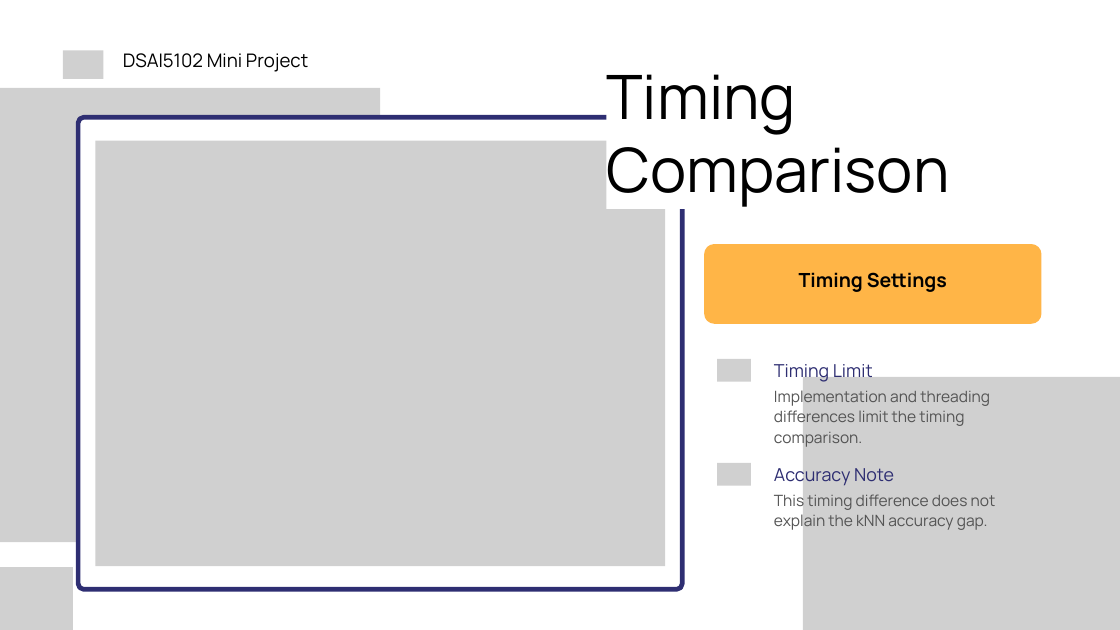
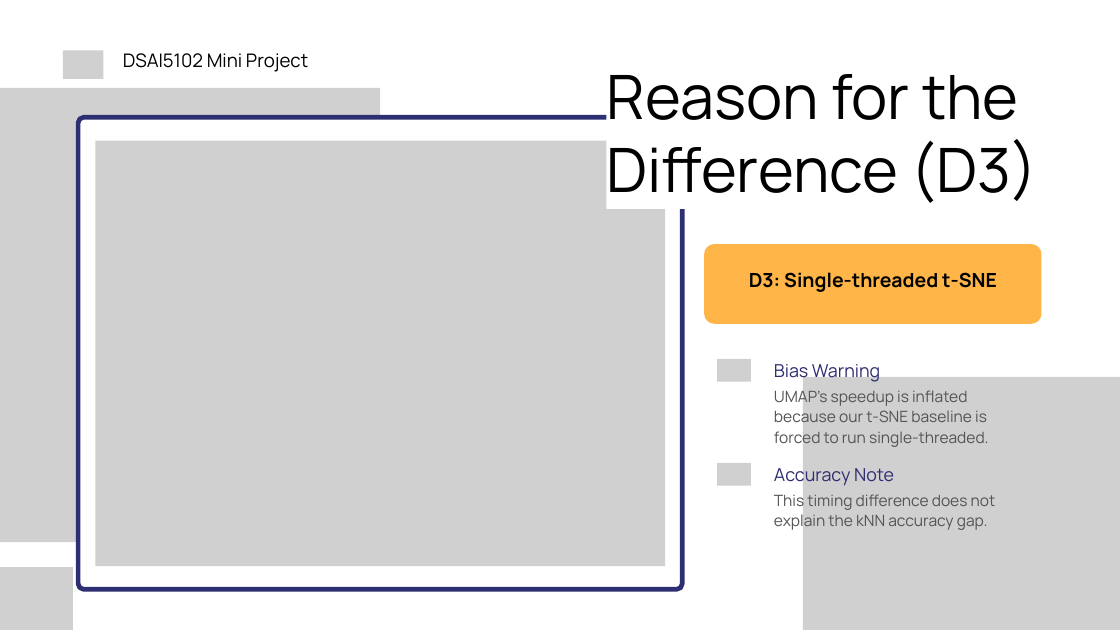
Before and after one commit to PKLgames/dsai5102MiniProject, a slide deck: slide 7 of slides/DSAI5102_Group16_Slides.pptx. Drawn at 1120x630 pixels with LibreOffice and Linux fonts; fonts in the diff are those of the drawing; grey boxes stand for pictures. Boxes give left, top, right and bottom in pixels: in the first picture for what was removed or moved away, otherwise in the second. Text is boxed around its words. In the diff, an @@ line names an element or a change of style, - is before the commit and + after.

```diff
--- a/slides/DSAI5102_Group16_Slides.pptx
+++ b/slides/DSAI5102_Group16_Slides.pptx
@@ text at [606, 74, 1037, 210]: text changed @@
-Timing Comparison
+Reason for the Difference (D3)
@@ text at [749, 272, 997, 292]: text changed @@
-Timing Settings
+D3: Single-threaded t-SNE
@@ text at [774, 388, 989, 448]: text changed @@
-Implementation and threading differences limit the timing comparison.
+UMAP's speedup is inflated because our t-SNE baseline is forced to run single-threaded.
@@ text at [774, 364, 880, 382]: text changed @@
-Timing Limit
+Bias Warning
```
Also in this commit, not shown: 7 other slides changed, 1 other file.
